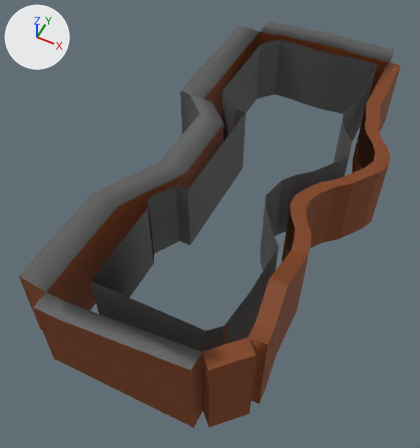
The OBJ model MadMetal/Assets/Models/trackv2walls.obj, before and after one commit.
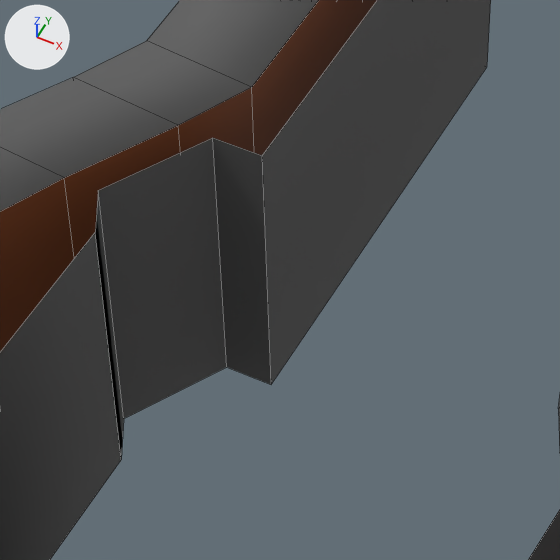
Each version appears first whole from a 50 mm lens placed at (336.0, -2269.0, 1683.0), pointed at (-365.0, -867.0, -69.0), and next in a close-up on the part from 30% to 62% of the width and 34% to 64% of the height. Arrows for +X, +Y and +Z are at upper left; the lights stay in place. The close-ups show mesh edges as thin lines. Where no turn or scale is listed for an object, it has been applied to the vertices. Vertices at the same position are counted once.
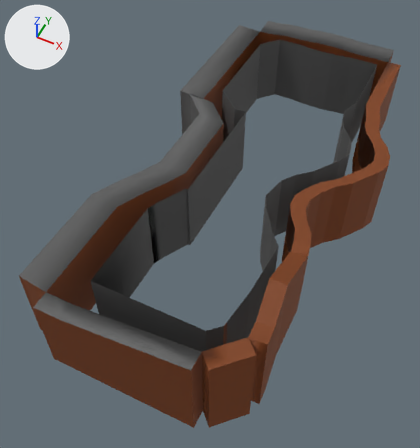
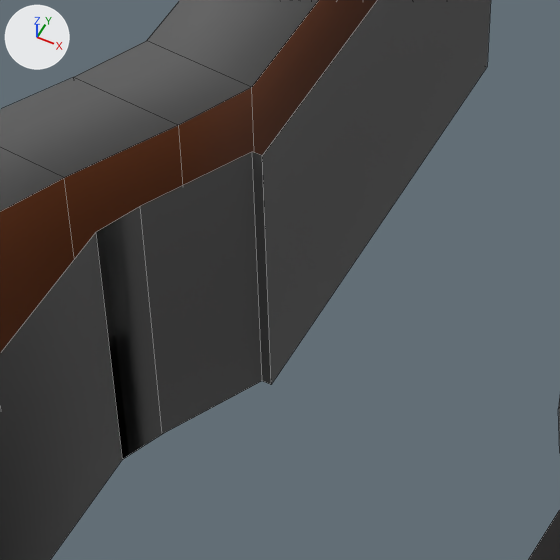
Edits to the bpy script that builds the scene:
```text
Add mat_material_007:
    mat_material_007 = principled_material('Material.007')
    mat_material_007.base_color = (0.207, 0.0476, 0.00521)  # brown #7e3e10
    mat_material_007.roughness = 0.693
Change me_grid_002:
    where me_grid_002.from_pydata(...)  # 238 vertices, 201 faces; spans x -732.0..207.0, y -1614.0..324.0, z -144.0..279.0
    used by ob_grid_002; location = (0.0, 0.0, 0.0)
    me_grid_002 part 1
    me_grid_002.vertices[6].co: (-523.0, -1050.0, -144.0) -> (-480.0, -1050.0, -144.0)  # pixel (123, 418) -> pixel (162, 434)
    me_grid_002.vertices[21].co: (-500.0, -1094.0, -144.0) -> (-499.0, -1094.0, -144.0)  # pixel (121, 459) -> pixel (122, 459)
    me_grid_002.vertices[26].co: (-465.0, -947.0, -144.0) -> (-425.0, -947.0, -144.0)  # pixel (226, 367) -> pixel (262, 380)
    me_grid_002.vertices[80].co: (-523.0, -1050.0, 175.0) -> (-480.0, -1050.0, 175.0)  # pixel (98, 190) -> pixel (140, 206)
    me_grid_002.vertices[95].co: (-500.0, -1094.0, 175.0) -> (-499.0, -1094.0, 175.0)  # pixel (95, 232)
    me_grid_002.vertices[100].co: (-465.0, -947.0, 175.0) -> (-425.0, -947.0, 175.0)  # pixel (212, 137) -> pixel (252, 151)
    remove me_grid_002.materials.append(mat_material_002)  # brown #7d3e10
    add me_grid_002.materials.append(mat_material_007)  # brown #7e3e10
```

Pixel boxes (x1, y1, x2, y2) of what changed, in the close-ups (560 x 560 px; the box of a moved part takes in the faces that stretch with it):
part 1 of me_grid_002, moved or reshaped: before (0, 138, 271, 560); after (0, 152, 271, 560)
